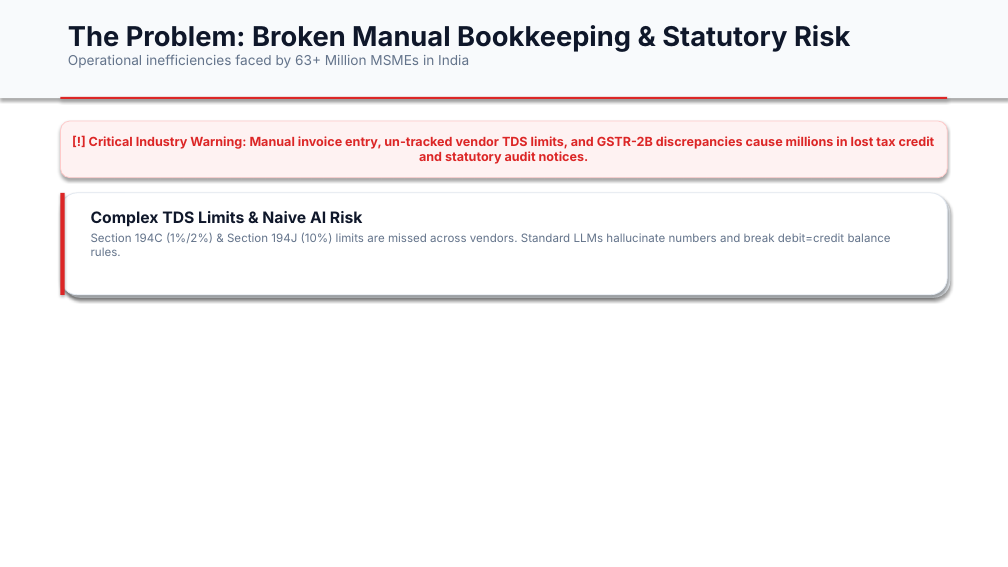
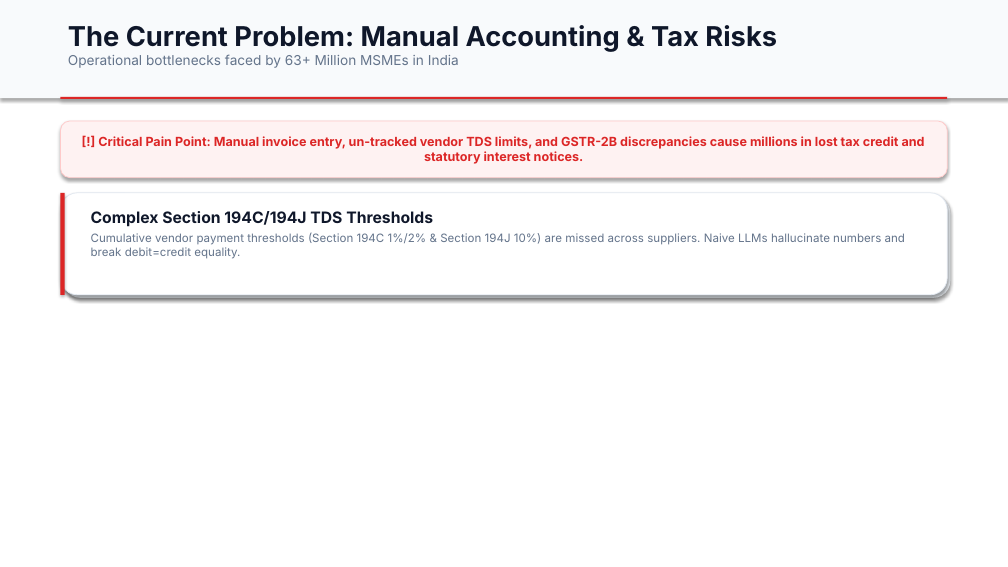
Before and after one commit to Abhitech-st/Vyapar-Mandap, a slide deck: slide 2 of Vyapar_Mandap_Presentation.pptx. Drawn at 1008x567 pixels with LibreOffice and Linux fonts; fonts in the diff are those of the drawing. Boxes give left, top, right and bottom in pixels: in the first picture for what was removed or moved away, otherwise in the second. Text is boxed around its words. In the diff, an @@ line names an element or a change of style, - is before the commit and + after.

```diff
--- a/Vyapar_Mandap_Presentation.pptx
+++ b/Vyapar_Mandap_Presentation.pptx
@@ text at [68,25,777,68]: text changed @@
-The Problem: Broken Manual Bookkeeping & Statutory Risk
-Operational inefficiencies faced by 63+ Million MSMEs in India
+The Current Problem: Manual Accounting & Tax Risks
+Operational bottlenecks faced by 63+ Million MSMEs in India
@@ text in rounded rectangle at [98,136,925,164]: text changed @@
-[!] Critical Industry Warning: Manual invoice entry, un-tracked vendor TDS limits, and GSTR-2B discrepancies cause millions in lost tax credit and statutory audit notices.
+[!] Critical Pain Point: Manual invoice entry, un-tracked vendor TDS limits, and GSTR-2B discrepancies cause millions in lost tax credit and statutory interest notices.
@@ text at [91,211,905,259]: text changed @@
-Complex TDS Limits & Naive AI Risk
-Section 194C (1%/2%) & Section 194J (10%) limits are missed across vendors. Standard LLMs hallucinate numbers and break debit=credit balance rules.
+Complex Section 194C/194J TDS Thresholds
+Cumulative vendor payment thresholds (Section 194C 1%/2% & Section 194J 10%) are missed across suppliers. Naive LLMs hallucinate numbers and break debit=credit equality.
```
Also in this commit, not shown: 5 other slides changed, 2 slides added, 2 slides removed, 5 other files.
